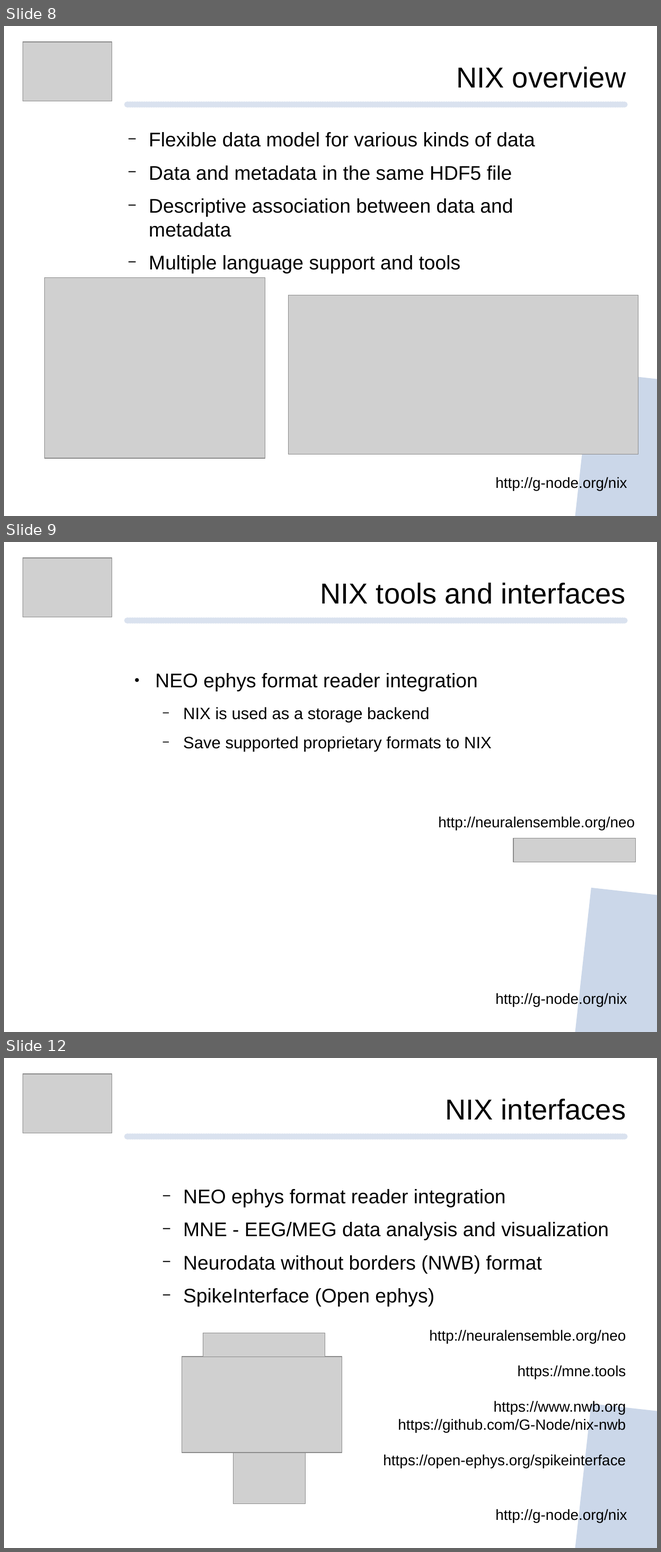
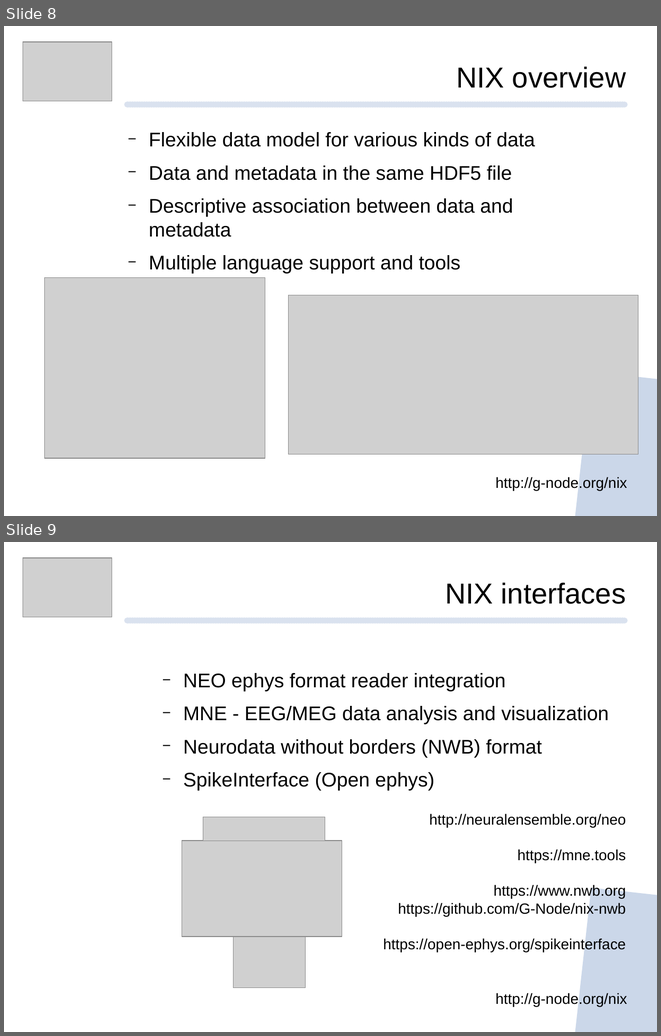
Before and after one commit to mpsonntag/prespost, a slide deck: 202009_BCCN_online/202009_BCCN_Online_conference.odp. Shown one above the other, each under a label of ours: slides 8, 9 and 12 before the commit, slides 8 and 9 after it; the slides between them are not shown. The pictures are 661x1552 and 661x1036 pixels, drawn with LibreOffice and Linux fonts; fonts in the diff are those of the drawing; grey boxes stand for pictures; background and template pictures are left out. Boxes give left, top, right and bottom in pixels: in the first picture for what was removed or moved away, otherwise in the second. Text is boxed around its words. In the diff, an @@ line names an element or a change of style, - is before the commit and + after.

```diff
--- a/202009_BCCN_online/202009_BCCN_Online_conference.odp
+++ b/202009_BCCN_online/202009_BCCN_Online_conference.odp
@@ slide 9 removed at <box>4,542,657,1032</box>, background #FFFFFF; not listed: 2 template elements that a slide beside it also shows @@
@@ picture removed at <box>23,558,113,617</box> @@
@@ text removed at <box>320,582,625,604</box> @@
-NIX tools and interfaces
@@ text removed at <box>155,673,492,752</box> @@
-● NEO ephys format reader integration
-  − NIX is used as a storage backend
-  − Save supported proprietary formats to NIX
@@ text removed at <box>438,816,635,830</box> @@
-http://neuralensemble.org/neo
@@ picture removed at <box>513,838,636,862</box> @@
@@ text removed at <box>495,992,627,1006</box> @@
-http://g-node.org/nix
@@ what was slide 12 is now slide 9 @@
```
Also in this commit, not shown: 1 slide changed, 5 other slides removed.
